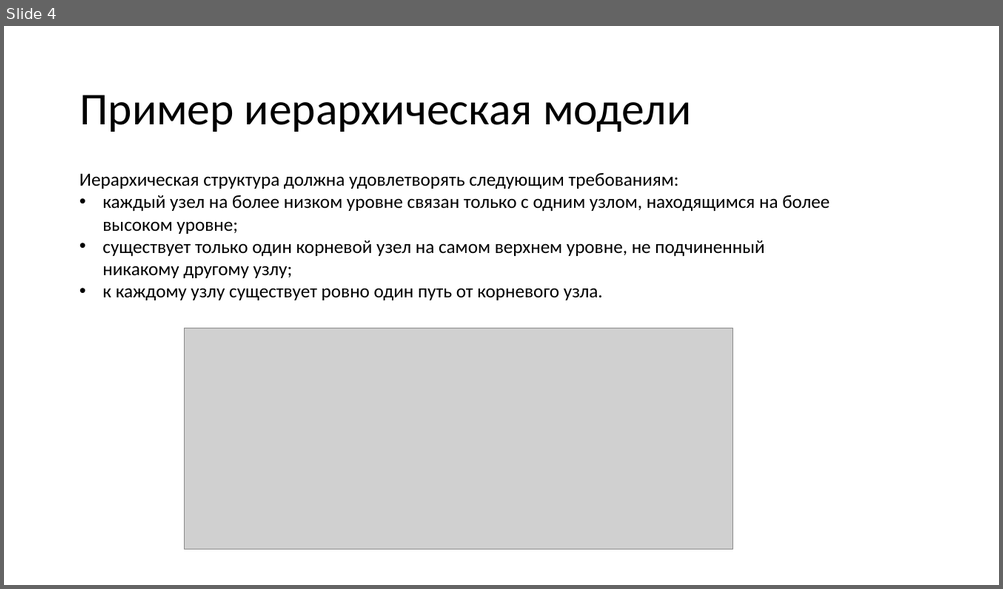
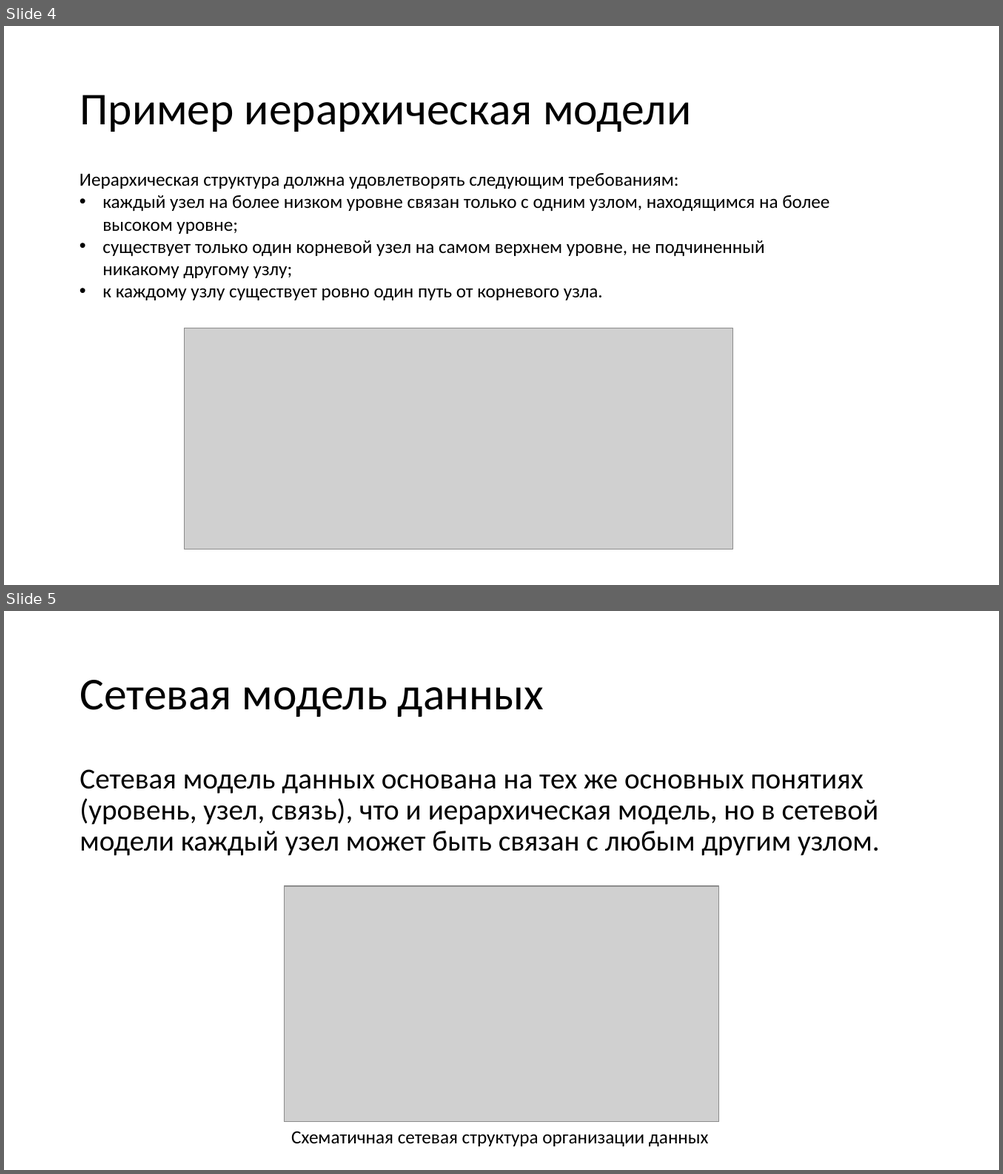
Before and after one commit to avdosev/DataBasePresentations, a slide deck: Модели данных/Презентация.pptx. Shown one above the other, each under a label of ours: slide 4 before the commit, slides 4 and 5 after it. The pictures are 1003x589 and 1003x1174 pixels, drawn with LibreOffice and Linux fonts; fonts in the diff are those of the drawing; grey boxes stand for pictures. Boxes give left, top, right and bottom in pixels: in the first picture for what was removed or moved away, otherwise in the second. Text is boxed around its words. In the diff, an @@ line names an element or a change of style, - is before the commit and + after.

```diff
--- a/Модели данных/Презентация.pptx
+++ b/Модели данных/Презентация.pptx
@@ slide 5 added at [4, 611, 999, 1170], background #FFFFFF @@
@@ title added at [79, 680, 543, 717], 44 pt, text #000000 @@
+Сетевая модель данных
@@ text added at [79, 769, 879, 856], 28 pt, text #000000 @@
+Сетевая модель данных основана на тех же основных понятиях (уровень, узел, связь), что и иерархическая модель, но в сетевой модели каждый узел может быть связан с любым другим узлом.
@@ picture added at [284, 886, 719, 1122] @@
@@ text added at [291, 1131, 708, 1147], 18 pt, text #000000 @@
+Схематичная сетевая структура организации данных
```
Also in this commit, not shown: 3 other slides added, 2 slides removed.
